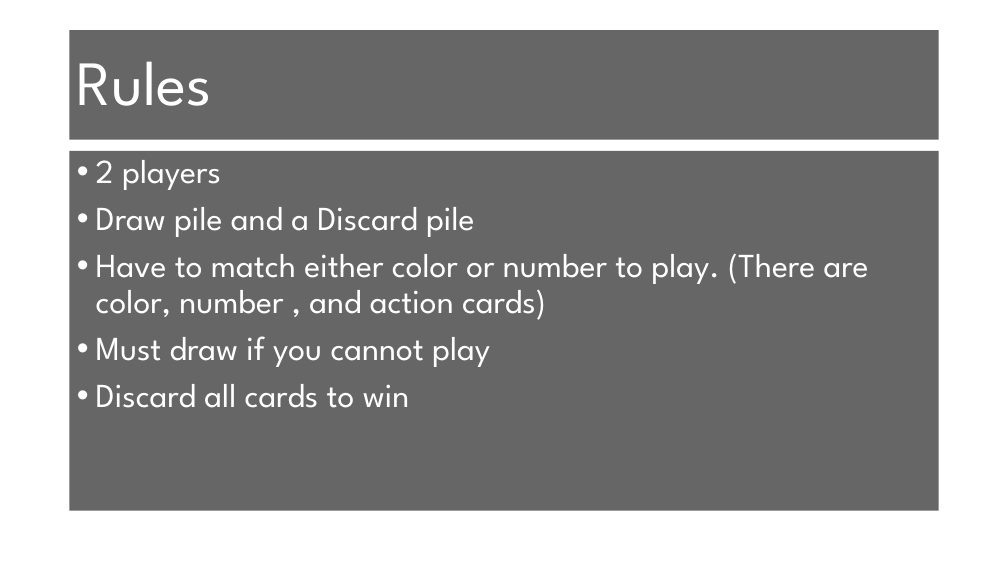
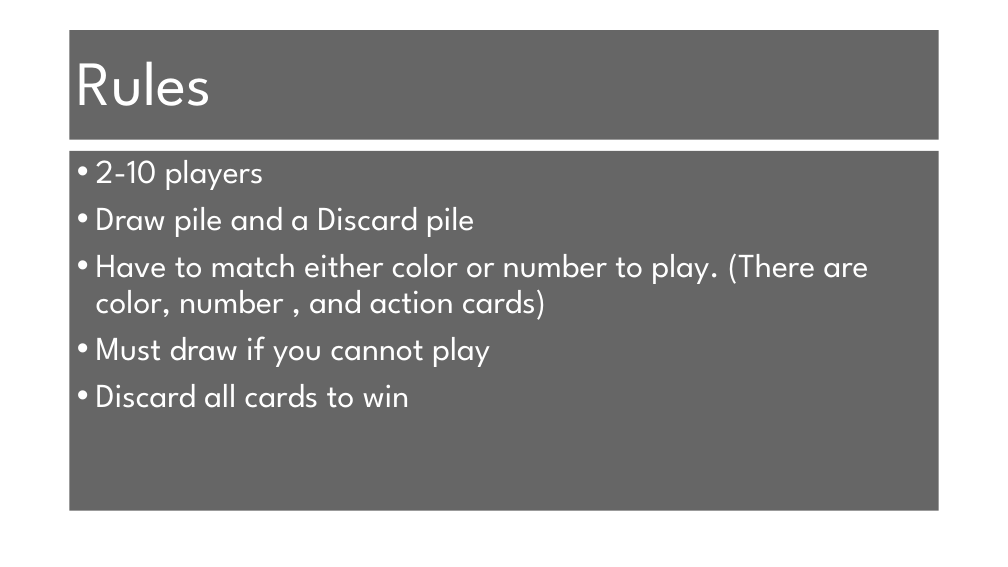
Before and after one commit to KylerSmith/Uno, a slide deck: slide 3 of ProjectPresentation.pptx. Drawn at 1008x567 pixels with LibreOffice and Linux fonts; fonts in the diff are those of the drawing; background and template pictures are left out. Boxes give left, top, right and bottom in pixels: in the first picture for what was removed or moved away, otherwise in the second. Text is boxed around its words. In the diff, an @@ line names an element or a change of style, - is before the commit and + after.

```diff
--- a/ProjectPresentation.pptx
+++ b/ProjectPresentation.pptx
@@ text at bbox=[96, 150, 264, 190]: text changed @@
-• 2 players
+• 2-10 players
```
Also in this commit, not shown: 1 slide removed.
